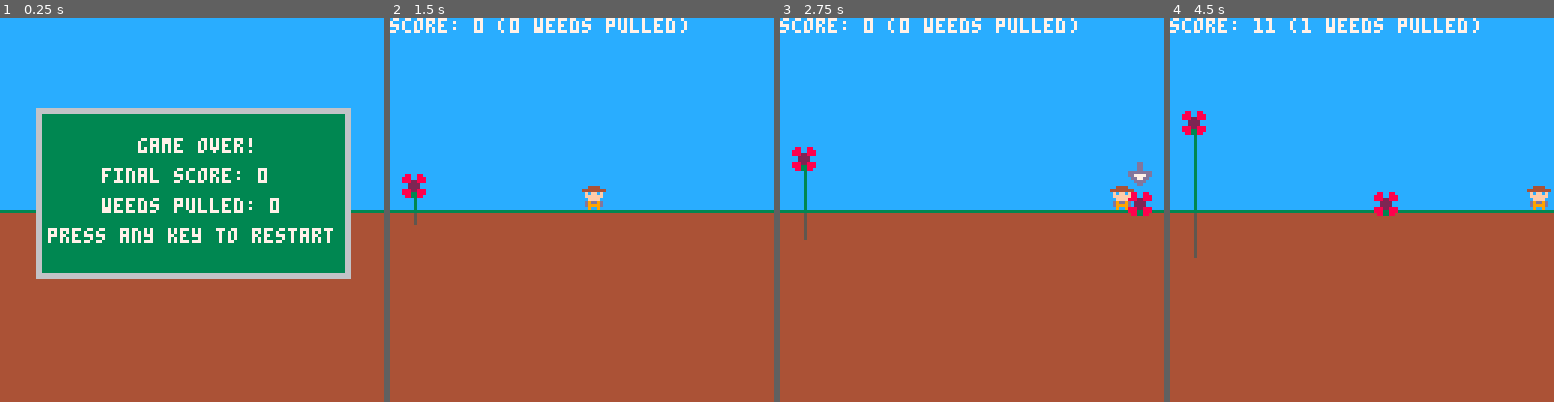
Above: before the commit, frames 1-4 (left to right).
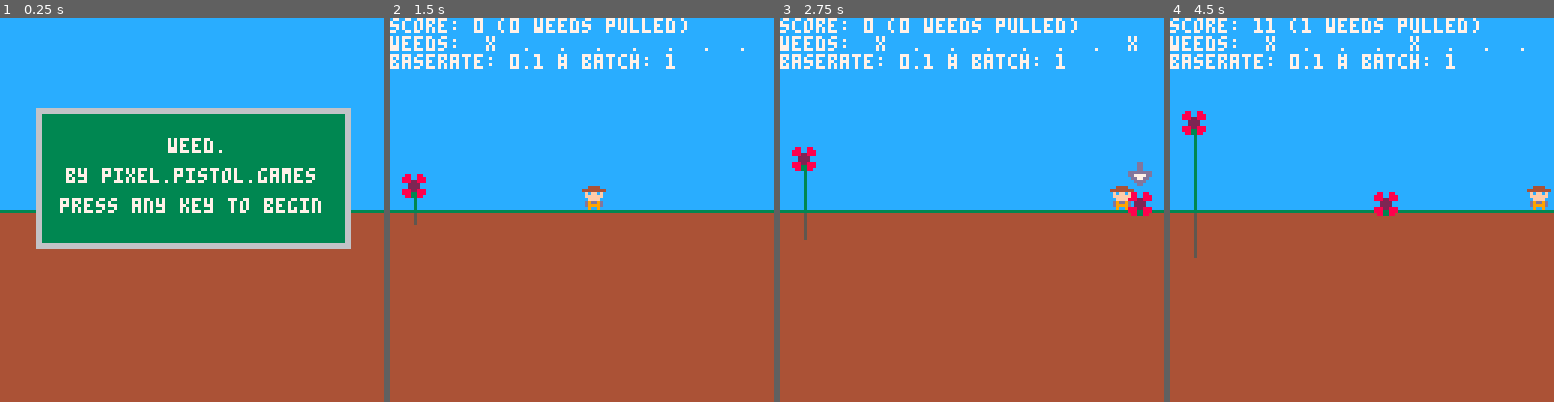
Above: after the commit, the same moments.

Repository: millwardesque/overgrowth
Game: PICO-8 cartridge overgrowth.p8
The game is run twice, just before and just after one commit, with the same random seed, the same clock (stepped at 60 frames per second) and the same inputs.
Inputs:
- Up to frame 1 (0.25 s): no input
- Up to frame 2 (1.5 s): tap X (X key) at 0.33, 1.07 s; tap O (Z key) at 0.7 s
- Up to frame 3 (2.75 s): hold Right 1.6-2.1 s; tap O (Z key) at 1.7, 2.1, 2.5 s; tap X (X key) at 1.85 s; hold Up 2.15-2.42 s; hold Right from 2.47 s (still down)
- Up to frame 4 (4.5 s): tap O (Z key) every 0.4 s from 2.9 to 4.1 s; tap X (X key) at 2.97, 4.08 s; release Right at 3.03 s; hold Left 3.08-3.58 s; hold Down 3.63-3.97 s; hold Right from 4.02 s (still down)

The runs differ from the first frame. In frame 1, 11% of the frame differs, in the area x 9-92%, y 31-68%; in frame 2, 1.5%; in frame 3, 1.6%; in frame 4, 1.6%.

Commit message:
More difficulty tuning. '

Diff:
--- a/overgrowth.lua
+++ b/overgrowth.lua
@@ -516,19 +516,22 @@
 		self.time_until_weed = self.time_between_weeds
 
 		-- Increase the growth speed if we've generated enough weeds
-		if self.generated_weeds % self.columns() == 0 then
-			self.base_growth_rate += 0.1
-		end
-
 		-- Increase the number of weeds generated at once if we've generated enough weeds
 		if self.generated_weeds % (self.columns() * 2) == 0 then
-			self.weeds_per_batch += 1
-			self.base_growth_rate -= 0.1
+			local column_overflow = self.weeds_per_batch - #self.get_available_columns()
+			if column_overflow < 0 then
+				self.weeds_per_batch += 1
+				self.base_growth_rate /= 2
+			else
+				self.base_growth_rate += 0.05
+			end
+		elseif self.generated_weeds % self.columns() == 0 then
+			self.base_growth_rate += 0.05
 		end
 	end
 
 	-- @DEBUG summarize
-	local show_debug = false
+	local show_debug = true
 	if show_debug then
 		local message = 'weeds: '
 		for i = 1, self.columns() do
@@ -556,19 +559,8 @@
 	return flr(128 / g_weed_generator.weed_width)
 end
 
---
--- Gets the weed at a column if there is one. If not, returns nil.
-g_weed_generator.get_weed = function (column)
-	return g_weed_generator.weeds[column]
-end
-
---
--- Generates a weed in an open column
---
-g_weed_generator.generate_weed = function ()
+g_weed_generator.get_available_columns = function ()
 	local self = g_weed_generator
-
-	-- Find available columns
 	available_cols = {}
 	for col = 1, self.columns() do
 		if self.weeds[col] == nil then
@@ -576,6 +568,24 @@
 		end
 	end
 
+	return available_cols
+end
+
+--
+-- Gets the weed at a column if there is one. If not, returns nil.
+g_weed_generator.get_weed = function (column)
+	return g_weed_generator.weeds[column]
+end
+
+--
+-- Generates a weed in an open column
+--
+g_weed_generator.generate_weed = function ()
+	local self = g_weed_generator
+
+	-- Find available columns
+	available_cols = self.get_available_columns()
+
 	-- Don't generate a weed if there's no space left
 	if #available_cols == 0 then
 		return
@@ -589,7 +599,7 @@
 	local sprite = 32
 
 	local stem_max_height =  self.max_weed_height
-	local stem_growth_rate = 0.1 + rnd(20) / 100
+	local stem_growth_rate = self.base_growth_rate + rnd(20) / 100
 	local stem_colour = 3
 
 	local root_max_height = self.max_weed_height / 2
--- a/overgrowth.p8
+++ b/overgrowth.p8
@@ -10,7 +10,7 @@
 state = nil
 
 function _init()
-	set_game_state(game_over_state)
+	set_game_state(title_state)
 end
 
 function _update()
@@ -519,19 +519,22 @@
 		self.time_until_weed = self.time_between_weeds
 
 		-- Increase the growth speed if we've generated enough weeds
-		if self.generated_weeds % self.columns() == 0 then
-			self.base_growth_rate += 0.1
-		end
-
 		-- Increase the number of weeds generated at once if we've generated enough weeds
 		if self.generated_weeds % (self.columns() * 2) == 0 then
-			self.weeds_per_batch += 1
-			self.base_growth_rate -= 0.1
+			local column_overflow = self.weeds_per_batch - #self.get_available_columns()
+			if column_overflow < 0 then
+				self.weeds_per_batch += 1
+				self.base_growth_rate /= 2
+			else
+				self.base_growth_rate += 0.05
+			end
+		elseif self.generated_weeds % self.columns() == 0 then
+			self.base_growth_rate += 0.05
 		end
 	end
 
 	-- @DEBUG summarize
-	local show_debug = false
+	local show_debug = true
 	if show_debug then
 		local message = 'weeds: '
 		for i = 1, self.columns() do
@@ -559,19 +562,8 @@
 	return flr(128 / g_weed_generator.weed_width)
 end
 
---
--- Gets the weed at a column if there is one. If not, returns nil.
-g_weed_generator.get_weed = function (column)
-	return g_weed_generator.weeds[column]
-end
-
---
--- Generates a weed in an open column
---
-g_weed_generator.generate_weed = function ()
+g_weed_generator.get_available_columns = function ()
 	local self = g_weed_generator
-
-	-- Find available columns
 	available_cols = {}
 	for col = 1, self.columns() do
 		if self.weeds[col] == nil then
@@ -579,6 +571,24 @@
 		end
 	end
 
+	return available_cols
+end
+
+--
+-- Gets the weed at a column if there is one. If not, returns nil.
+g_weed_generator.get_weed = function (column)
+	return g_weed_generator.weeds[column]
+end
+
+--
+-- Generates a weed in an open column
+--
+g_weed_generator.generate_weed = function ()
+	local self = g_weed_generator
+
+	-- Find available columns
+	available_cols = self.get_available_columns()
+
 	-- Don't generate a weed if there's no space left
 	if #available_cols == 0 then
 		return
@@ -592,7 +602,7 @@
 	local sprite = 32
 
 	local stem_max_height =  self.max_weed_height
-	local stem_growth_rate = 0.1 + rnd(20) / 100
+	local stem_growth_rate = self.base_growth_rate + rnd(20) / 100
 	local stem_colour = 3
 
 	local root_max_height = self.max_weed_height / 2
Not shown, changed: readme.md
